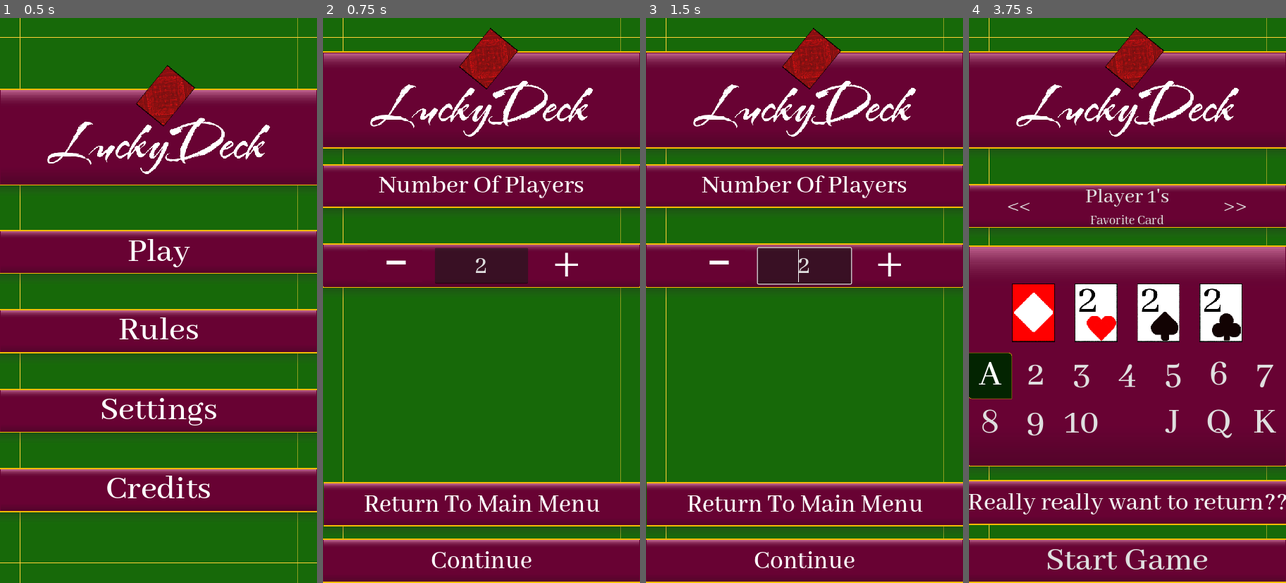
Above: before the commit, frames 1-4 (left to right).
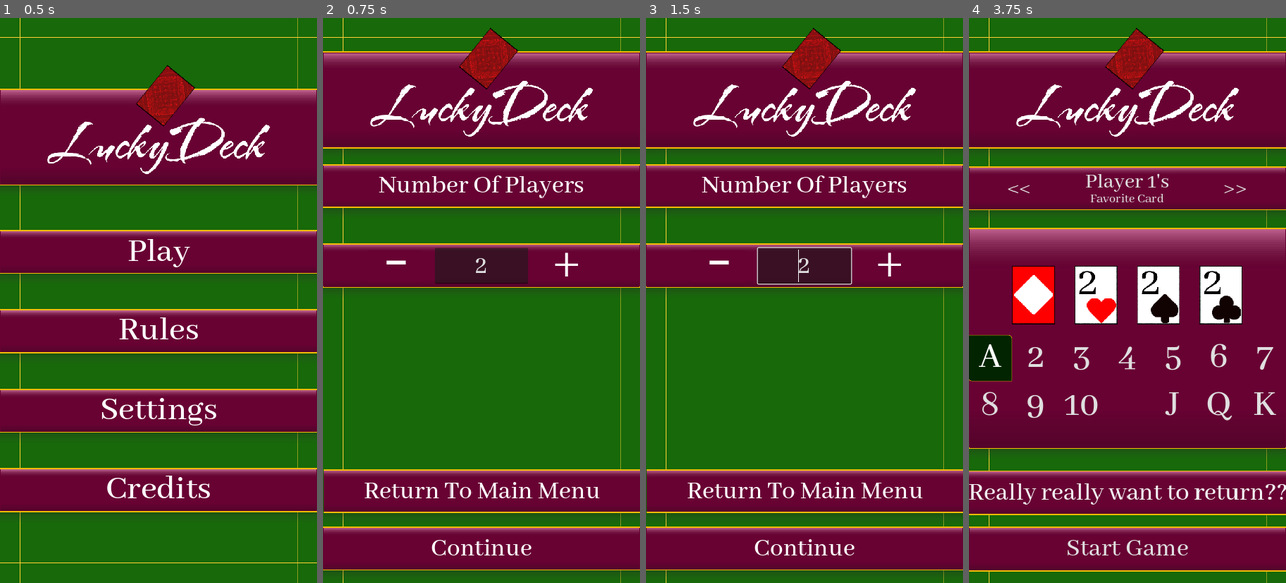
Above: after the commit, the same moments.

Repository: Yavuz7/LuckyDeck
Game: Godot game, scene res://Scripts/main_menu.tscn
Same seed, same stepped clock (60 frames per second), same inputs: the game is played once before the commit and once after it.
Inputs:
- Up to frame 1 (0.5 s): no input
- Up to frame 2 (0.75 s): click "Play" at 0.5 s
- Up to frame 3 (1.5 s): click "Play" at 1.25 s
- Up to frame 4 (3.75 s): click "Continue" at 2 s; click "Return" at 2.75 s; click "You really want to return?" at 3.5 s

Frame 1 is identical in both runs. In frame 2, 13% of the frame differs, in the area x 0-100%, y 79-100%; in frame 3, 13%; in frame 4, 39%, in the area x 0-100%, y 26-100%.

Commit message:
Fixed Buttons not aligned to button

Diff:
--- a/Menus/Game.tscn
+++ b/Menus/Game.tscn
@@ -275,12 +275,21 @@
 grow_horizontal = 2
 grow_vertical = 2
 
+[node name="ColorRect" type="ColorRect" parent="VictoryScreen"]
+layout_mode = 1
+anchors_preset = 15
+anchor_right = 1.0
+anchor_bottom = 1.0
+grow_horizontal = 2
+grow_vertical = 2
+color = Color(0.0901961, 0.411765, 0.0352941, 1)
+
 [node name="RestartGame" parent="VictoryScreen" instance=ExtResource("4_pd6m8")]
 layout_mode = 1
 anchors_preset = -1
 anchor_left = -0.00138889
-anchor_top = 0.812
-anchor_bottom = 0.890625
+anchor_top = 0.778406
+anchor_bottom = 0.857031
 offset_top = 0.639771
 offset_right = -0.999207
 grow_horizontal = 1
@@ -292,11 +301,12 @@
 layout_mode = 1
 anchors_preset = -1
 anchor_left = -0.00138889
-anchor_top = -0.00403125
-anchor_right = 0.998999
-anchor_bottom = 0.123438
-offset_top = 0.159996
-offset_right = -0.279236
+anchor_top = 0.025
+anchor_right = 0.999
+anchor_bottom = 0.152
+offset_top = 0.0
+offset_right = -0.279968
+offset_bottom = 0.440628
 grow_horizontal = 1
 grow_vertical = 1
 theme_override_font_sizes/font_size = 80
@@ -383,7 +393,8 @@
 [node name="ReturnToMainMenu" parent="VictoryScreen" instance=ExtResource("4_pd6m8")]
 layout_mode = 1
 anchors_preset = -1
-anchor_top = 0.922
-offset_top = 93.84
+anchor_top = 0.9
+anchor_bottom = 0.978125
+offset_top = 0.0
 text = "Return To Main Menu"
 metadata/_edit_use_anchors_ = true
--- a/Menus/credits_menu.tscn
+++ b/Menus/credits_menu.tscn
@@ -49,7 +49,7 @@
 custom_minimum_size = Vector2(0, 220)
 layout_mode = 2
 
-[node name="TextureRect2" type="TextureRect" parent="mainLayoutCredits/Heading Seperator/ButtonLogo"]
+[node name="TextureRect3" type="TextureRect" parent="mainLayoutCredits/Heading Seperator/ButtonLogo"]
 layout_mode = 1
 anchors_preset = 7
 anchor_left = 0.5
@@ -114,8 +114,15 @@
 
 [node name="Return" parent="." instance=ExtResource("2_sxkhi")]
 layout_mode = 1
-offset_top = -6.0
+anchors_preset = -1
+anchor_left = 0.00138889
+anchor_top = 0.825906
+anchor_right = 1.00139
+anchor_bottom = 0.977344
+offset_top = 94.84
+offset_bottom = 1.0
 script = ExtResource("5_68nrn")
+metadata/_edit_use_anchors_ = true
 
 [node name="Label2" type="Label" parent="Return"]
 layout_mode = 1
--- a/Menus/player_favorite_card_menu.tscn
+++ b/Menus/player_favorite_card_menu.tscn
@@ -69,7 +69,7 @@
 offset_top = 76.0
 grow_horizontal = 2
 grow_vertical = 2
-theme_override_constants/separation = 80
+theme_override_constants/separation = 40
 
 [node name="Heading Seperator" type="VBoxContainer" parent="mainLayoutCredits"]
 layout_mode = 2
@@ -126,6 +126,7 @@
 [node name="VBoxContainer" type="VBoxContainer" parent="mainLayoutCredits/SelectionBox/PlayerHeading/PlayerChange"]
 layout_mode = 2
 size_flags_vertical = 4
+theme_override_constants/separation = -12
 
 [node name="PlayerDisplay" type="Button" parent="mainLayoutCredits/SelectionBox/PlayerHeading/PlayerChange/VBoxContainer"]
 layout_mode = 2
@@ -414,11 +415,12 @@
 anchor_top = 1.0
 anchor_right = 1.0
 anchor_bottom = 1.0
-offset_top = -78.0
+offset_top = -128.0
+offset_bottom = -26.0
 grow_horizontal = 2
 grow_vertical = 0
 theme = ExtResource("13_oxe6j")
-theme_override_font_sizes/font_size = 80
+theme_override_font_sizes/font_size = 60
 text = "Start Game"
 icon_alignment = 1
 expand_icon = true
@@ -443,9 +445,10 @@
 custom_minimum_size = Vector2(0, 100)
 layout_mode = 1
 anchors_preset = -1
-anchor_top = 0.818
-anchor_right = 1.0
-anchor_bottom = 0.897656
+anchor_left = 0.00138889
+anchor_top = 0.800813
+anchor_right = 1.00139
+anchor_bottom = 0.880469
 offset_top = -0.0400391
 grow_horizontal = 2
 grow_vertical = 0
@@ -471,6 +474,7 @@
 grow_vertical = 2
 texture = ExtResource("14_0v47k")
 expand_mode = 1
+metadata/_edit_use_anchors_ = true
 
 [connection signal="pressed" from="mainLayoutCredits/SelectionBox/PlayerHeading/PlayerChange/BackButton" to="." method="_on_back_button_pressed"]
 [connection signal="pressed" from="mainLayoutCredits/SelectionBox/PlayerHeading/PlayerChange/ForwardButton" to="." method="_on_forward_button_pressed"]
--- a/Menus/player_number_selection.tscn
+++ b/Menus/player_number_selection.tscn
@@ -201,7 +201,11 @@
 
 [node name="Continue" parent="." instance=ExtResource("2_pldgd")]
 layout_mode = 1
-offset_top = -6.0
+anchors_preset = -1
+anchor_top = 0.9
+anchor_bottom = 0.978
+offset_top = 0.0
+offset_bottom = 0.159912
 
 [node name="Label2" type="Label" parent="Continue"]
 layout_mode = 1
@@ -226,10 +230,12 @@
 layout_mode = 1
 anchors_preset = -1
 anchor_left = 0.00138889
-anchor_top = 0.826563
-anchor_right = 1.00139
-anchor_bottom = 0.9
-offset_top = -6.0
+anchor_top = 0.798
+anchor_right = 1.001
+anchor_bottom = 0.877
+offset_top = 0.559937
+offset_right = 0.280762
+offset_bottom = -0.560059
 script = ExtResource("5_by2kf")
 metadata/_edit_use_anchors_ = true
 
--- a/Menus/rules_menu.tscn
+++ b/Menus/rules_menu.tscn
@@ -49,7 +49,7 @@
 custom_minimum_size = Vector2(0, 220)
 layout_mode = 2
 
-[node name="TextureRect2" type="TextureRect" parent="mainLayoutRules/Heading Seperator/ButtonLogo"]
+[node name="TextureRect3" type="TextureRect" parent="mainLayoutRules/Heading Seperator/ButtonLogo"]
 layout_mode = 1
 anchors_preset = 7
 anchor_left = 0.5
@@ -95,10 +95,15 @@
 [node name="TextureRect" parent="mainLayoutRules/RulesInfoBox/Rules Toggle" index="0"]
 offset_top = -3.0
 offset_bottom = 3.0
+metadata/_edit_use_anchors_ = true
 
 [node name="Return" parent="." instance=ExtResource("2_ptkh5")]
 layout_mode = 1
-offset_top = -6.0
+anchors_preset = -1
+anchor_top = 0.9
+anchor_bottom = 0.978
+offset_top = 0.0
+offset_bottom = 0.159912
 script = ExtResource("5_dj7v1")
 
 [node name="Label2" type="Label" parent="Return"]
--- a/Menus/settings_menu.tscn
+++ b/Menus/settings_menu.tscn
@@ -49,7 +49,7 @@
 custom_minimum_size = Vector2(0, 220)
 layout_mode = 2
 
-[node name="TextureRect2" type="TextureRect" parent="mainLayoutSettings/Heading Seperator/ButtonLogo"]
+[node name="TextureRect3" type="TextureRect" parent="mainLayoutSettings/Heading Seperator/ButtonLogo"]
 layout_mode = 1
 anchors_preset = 7
 anchor_left = 0.5
@@ -131,8 +131,13 @@
 
 [node name="Return" parent="." instance=ExtResource("2_p5lnu")]
 layout_mode = 1
-offset_top = -6.0
+anchors_preset = -1
+anchor_top = 0.9
+anchor_bottom = 0.978
+offset_top = 0.0
+offset_bottom = 0.159912
 script = ExtResource("5_a7173")
+metadata/_edit_use_anchors_ = true
 
 [node name="Label2" type="Label" parent="Return"]
 layout_mode = 1
